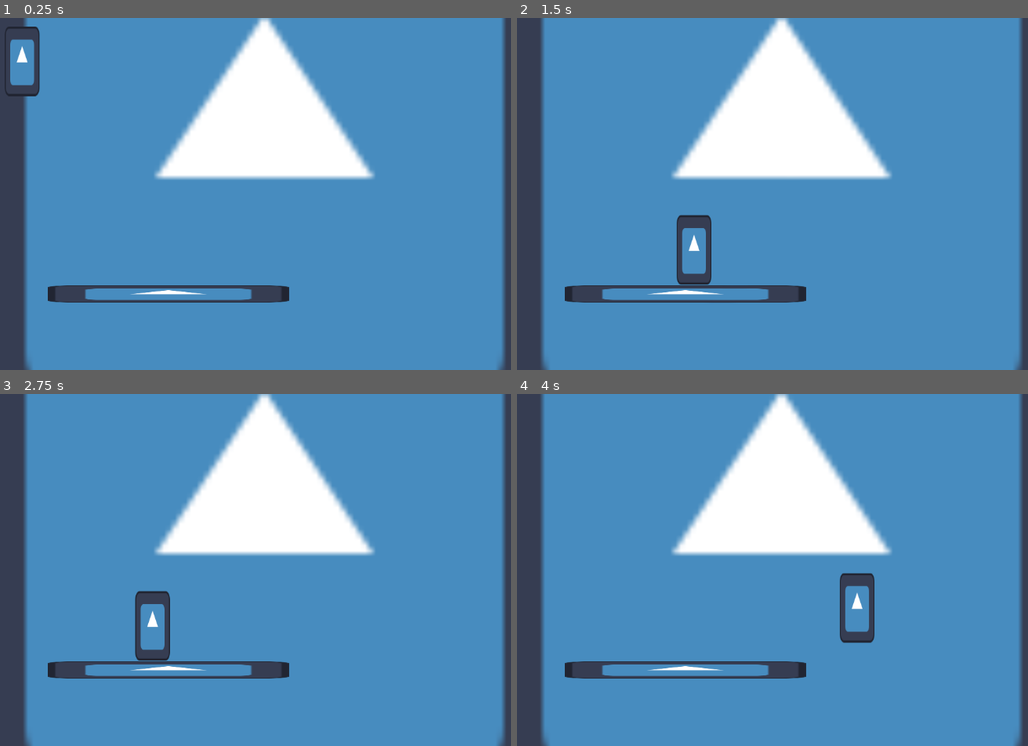
Above: before the commit, frames 1-4 (two rows, left to right).
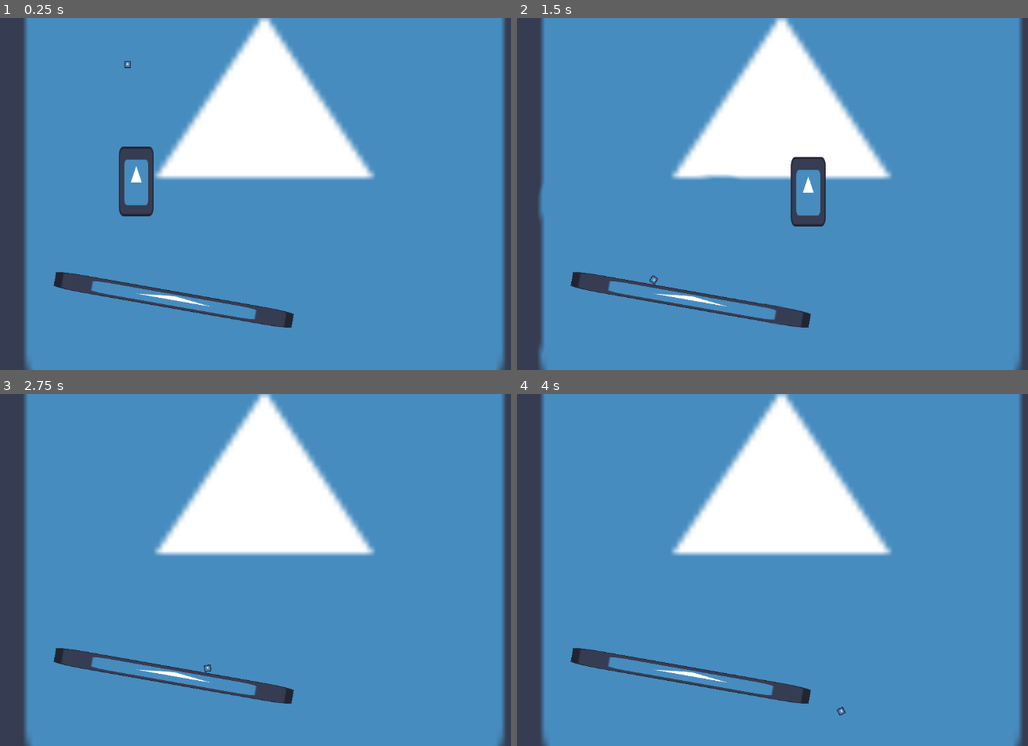
Above: after the commit, the same moments.

Repository: BeMain/metroidvania
Game: Godot game, scene res://world.tscn
Two runs of this game, one before a commit and one after it. Both use one fixed random seed, a clock stepped at 60 frames per second and the inputs below. The engine's default icon, where the game draws it, is replaced by a stand-in: a white triangle on a blue panel in a dark square.
Inputs:
- Up to frame 1 (0.25 s): no input
- Up to frame 2 (1.5 s): tap Enter (ui_accept) at 0.5 s; hold Right (right) from 0.53 s (still down); tap Up (jump) at 0.77 s
- Up to frame 3 (2.75 s): tap Up (jump) at 1.52 s; release Right (right) at 2.03 s; hold Left (left) from 2.03 s (still down)
- Up to frame 4 (4 s): release Left (left) at 2.78 s; hold Right (right) from 2.78 s (still down); tap Up (jump) at 3.02, 3.77 s

The runs differ from the first frame. In frame 1, 4.1% of the frame differs, in the area x 0-58%, y 2-88%; in frame 2, 4.4%, in the area x 4-61%, y 39-100%; in frame 3, 3.3%; in frame 4, 3.3%.

Commit message:
Create object that transmits SoundRipples on collision

Diff:
--- /dev/null
+++ b/audible_object.gd
@@ -0,0 +1,19 @@
+extends RigidBody2D
+
+var new_collisions: Array[Node2D] = []
+
+func _process(delta):
+	print(linear_velocity.length())
+
+func _integrate_forces(state):
+	for collider in new_collisions:
+		for i in range(state.get_contact_count()):
+			if state.get_contact_collider_id(i) == collider.get_instance_id():
+				new_collisions.erase(collider)
+				var collider_velocity = collider.velocity if "velocity" in collider else Vector2.ZERO
+				var force: Vector2 = linear_velocity - collider_velocity
+				print(linear_velocity.length())
+				SoundRipples.add_ripple(state.get_contact_collider_position(i))
+
+func _on_body_entered(body):
+	new_collisions.append(body)
--- /dev/null
+++ b/rock.tscn
@@ -0,0 +1,22 @@
+[gd_scene load_steps=4 format=3 uid="uid://b13d5rg7dvdnx"]
+
+[ext_resource type="Texture2D" uid="uid://cy32ov5kfeixm" path="res://icon.svg" id="1_ldnbu"]
+[ext_resource type="Script" path="res://audible_object.gd" id="1_shuvo"]
+
+[sub_resource type="CircleShape2D" id="CircleShape2D_422r3"]
+radius = 8.0
+
+[node name="Rock" type="RigidBody2D"]
+continuous_cd = 1
+max_contacts_reported = 4
+contact_monitor = true
+script = ExtResource("1_shuvo")
+
+[node name="Icon" type="Sprite2D" parent="."]
+scale = Vector2(0.1, 0.1)
+texture = ExtResource("1_ldnbu")
+
+[node name="CollisionShape2D" type="CollisionShape2D" parent="."]
+shape = SubResource("CircleShape2D_422r3")
+
+[connection signal="body_entered" from="." to="." method="_on_body_entered"]
--- a/world.tscn
+++ b/world.tscn
@@ -1,11 +1,9 @@
-[gd_scene load_steps=6 format=3 uid="uid://cqwkoh2y0qgbs"]
+[gd_scene load_steps=7 format=3 uid="uid://cqwkoh2y0qgbs"]
 
 [ext_resource type="PackedScene" uid="uid://cfwoprmxipx4g" path="res://player.tscn" id="1_5qsqh"]
 [ext_resource type="Texture2D" uid="uid://cy32ov5kfeixm" path="res://icon.svg" id="2_fjsoq"]
 [ext_resource type="Shader" path="res://sound_ripple.gdshader" id="3_eosy1"]
-
-[sub_resource type="RectangleShape2D" id="RectangleShape2D_2t33r"]
-size = Vector2(442, 33)
+[ext_resource type="PackedScene" uid="uid://b13d5rg7dvdnx" path="res://rock.tscn" id="4_716qr"]
 
 [sub_resource type="ShaderMaterial" id="ShaderMaterial_64hqa"]
 shader = ExtResource("3_eosy1")
@@ -14,7 +12,21 @@
 shader_parameter/size = 0.5
 shader_parameter/thickness = 0.01
 
+[sub_resource type="RectangleShape2D" id="RectangleShape2D_2t33r"]
+size = Vector2(442, 33)
+
 [node name="World" type="Node2D"]
+
+[node name="SoundRippleCanvas" type="CanvasLayer" parent="."]
+
+[node name="ColorRect" type="ColorRect" parent="SoundRippleCanvas"]
+visible = false
+material = SubResource("ShaderMaterial_64hqa")
+anchors_preset = 15
+anchor_right = 1.0
+anchor_bottom = 1.0
+grow_horizontal = 2
+grow_vertical = 2
 
 [node name="Icon" type="Sprite2D" parent="."]
 position = Vector2(579, 274)
@@ -22,10 +34,11 @@
 texture = ExtResource("2_fjsoq")
 
 [node name="Player" parent="." instance=ExtResource("1_5qsqh")]
-position = Vector2(133, 47)
+position = Vector2(343, 268)
 
 [node name="StaticBody2D" type="StaticBody2D" parent="."]
-position = Vector2(402, 508)
+position = Vector2(412, 519)
+rotation = 0.174533
 
 [node name="CollisionShape2D" type="CollisionShape2D" parent="StaticBody2D"]
 position = Vector2(0, -0.5)
@@ -37,13 +50,5 @@
 texture = ExtResource("2_fjsoq")
 metadata/_edit_lock_ = true
 
-[node name="SoundRippleCanvas" type="CanvasLayer" parent="."]
-
-[node name="ColorRect" type="ColorRect" parent="SoundRippleCanvas"]
-visible = false
-material = SubResource("ShaderMaterial_64hqa")
-anchors_preset = 15
-anchor_right = 1.0
-anchor_bottom = 1.0
-grow_horizontal = 2
-grow_vertical = 2
+[node name="Rock" parent="." instance=ExtResource("4_716qr")]
+position = Vector2(327, 57)
